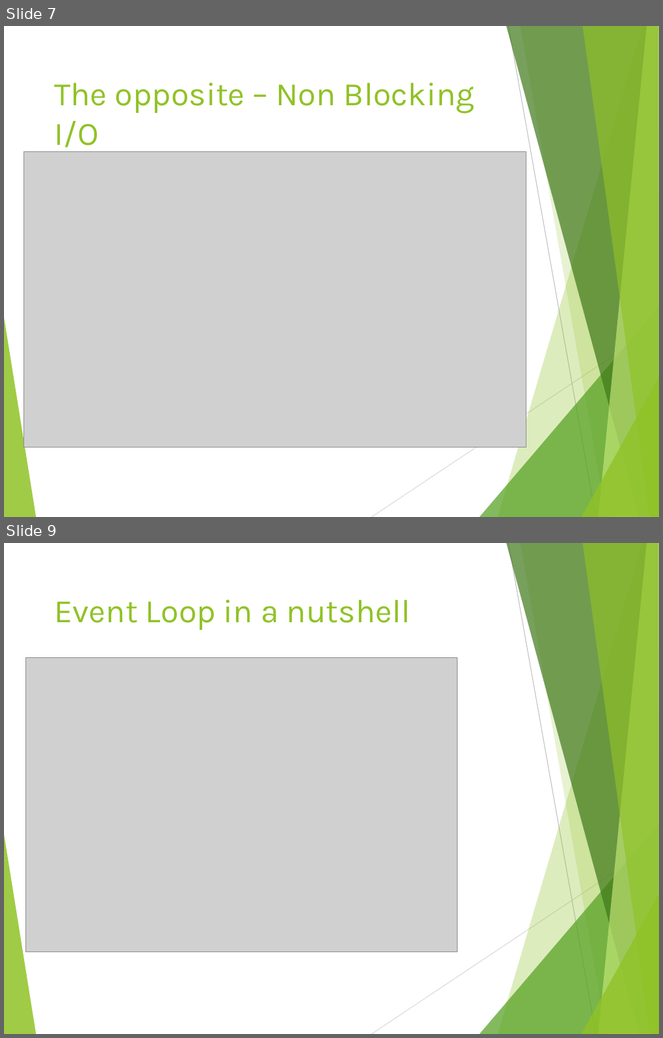
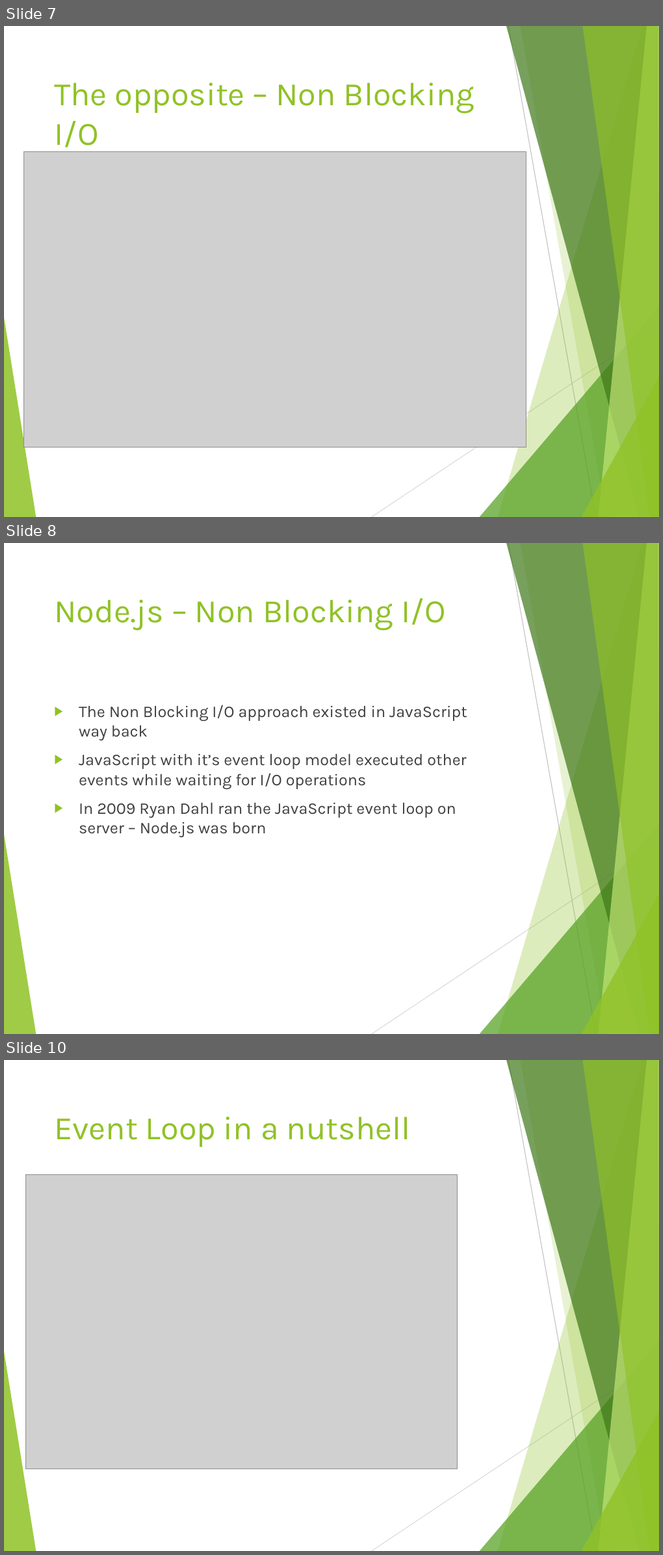
Before and after one commit to tamarstern/MyNodeJSCourse, a slide deck: day1/event_loop_deep_dive/event_loop_deep_dive.pptx. Shown one above the other, each under a label of ours: slides 7 and 9 before the commit, slides 7, 8 and 10 after it; the slides between them are not shown. The pictures are 663x1038 and 663x1555 pixels, drawn with LibreOffice and Linux fonts; fonts in the diff are those of the drawing; grey boxes stand for pictures. Boxes give left, top, right and bottom in pixels: in the first picture for what was removed or moved away, otherwise in the second. Text is boxed around its words. In the diff, an @@ line names an element or a change of style, - is before the commit and + after.

```diff
--- a/day1/event_loop_deep_dive/event_loop_deep_dive.pptx
+++ b/day1/event_loop_deep_dive/event_loop_deep_dive.pptx
@@ slide 8 added at [4, 543, 659, 1034], background #FFFFFF; not listed: 10 template elements that a slide beside it also shows @@
@@ title added at [54, 598, 445, 631], 36 pt, text #90C226 @@
+Node.js – Non Blocking I/O
@@ text added at [79, 705, 467, 837], 18 pt, text #404040 @@
+▶ The Non Blocking I/O approach existed in JavaScript way back
+▶ JavaScript with it’s event loop model executed other events while waiting for I/O operations
+▶ In 2009 Ryan Dahl ran the JavaScript event loop on server – Node.js was born
@@ what was slide 9 is now slide 10 @@
```
Also in this commit, not shown: 6 slides changed, 3 other slides added, 3 other files.
